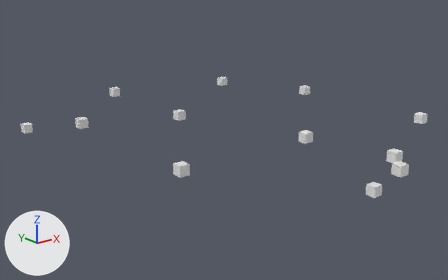
The OBJ model Assets/LevelData/Room2LevelData.obj as it was, and as the next commit left it.
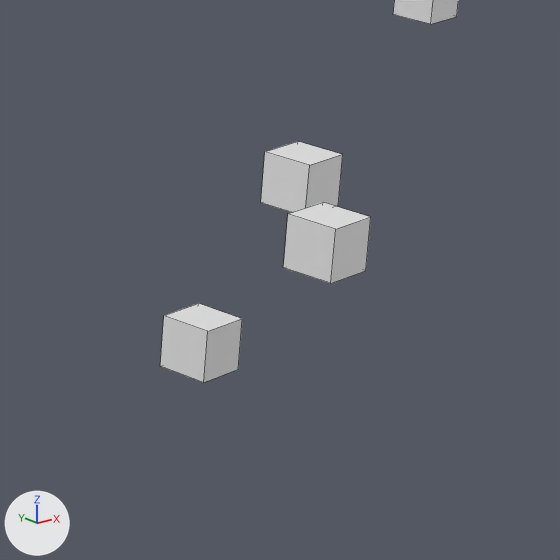
The first picture shows the older version from a 50 mm camera at (-85.4, -58.9, 41.6) aimed at (-4.0, 42.9, 0.8). The close-ups show both versions on the part from 74% to 100% of the width and 43% to 84% of the height of that picture; other places that the commit changed are outside them. Lighting does not change. The marker at lower left points along +X, +Y and +Z. The close-ups show mesh edges as thin lines. Where no turn or scale is listed for an object, it has been applied to the vertices.

In view in the first close-up: 'Door_Cube.001', 'Light.007_Cube.009', 'Light.008_Cube.010', 'Light.009_Cube.011'.
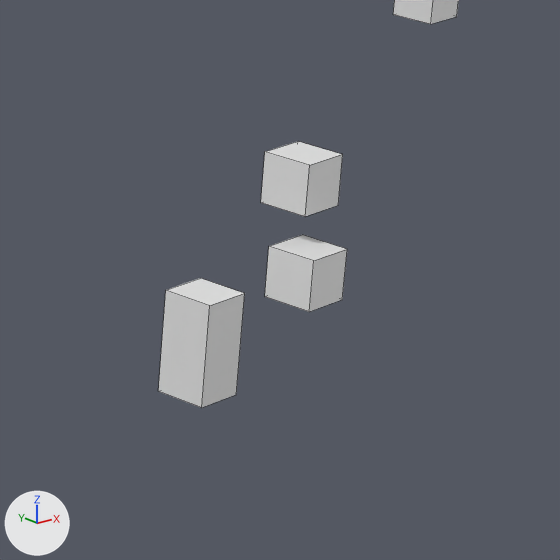
What the commit changed:
me_door_cube_001 has 8 vertices, 6 faces and spans x -1.0..1.0, y 4.0..6.0, z -1.0..1.0.
me_door_cube_001 is used by ob_door_cube_001; location (0.0, 0.0, 0.0).
me_door_cube_001 part 1: the whole mesh is scaled about its middle by (1, 1, 2).
Mesh me_respawn_cube_011 is new.
It is a box spanning x 3.26..5.26, y 2.74..4.74, z 1.1..3.1.
Object 'Light.009_Cube.011' (ob_light_009_cube_011) is deleted.
Object 'Respawn_Cube.011' (ob_respawn_cube_011) is new; it shows me_respawn_cube_011.
Its location is (0.0, 0.0, 0.0).

Location of each change, (x1, y1, x2, y2) in pixels of the close-ups (560 x 560 px):
'Door_Cube.001', mesh rescaled (6% wider, 64% taller): before (160, 303, 242, 382); after (158, 278, 245, 408)
'Light.009_Cube.011', deleted: before (283, 202, 371, 283)
'Respawn_Cube.011', added: after (265, 235, 347, 312)
